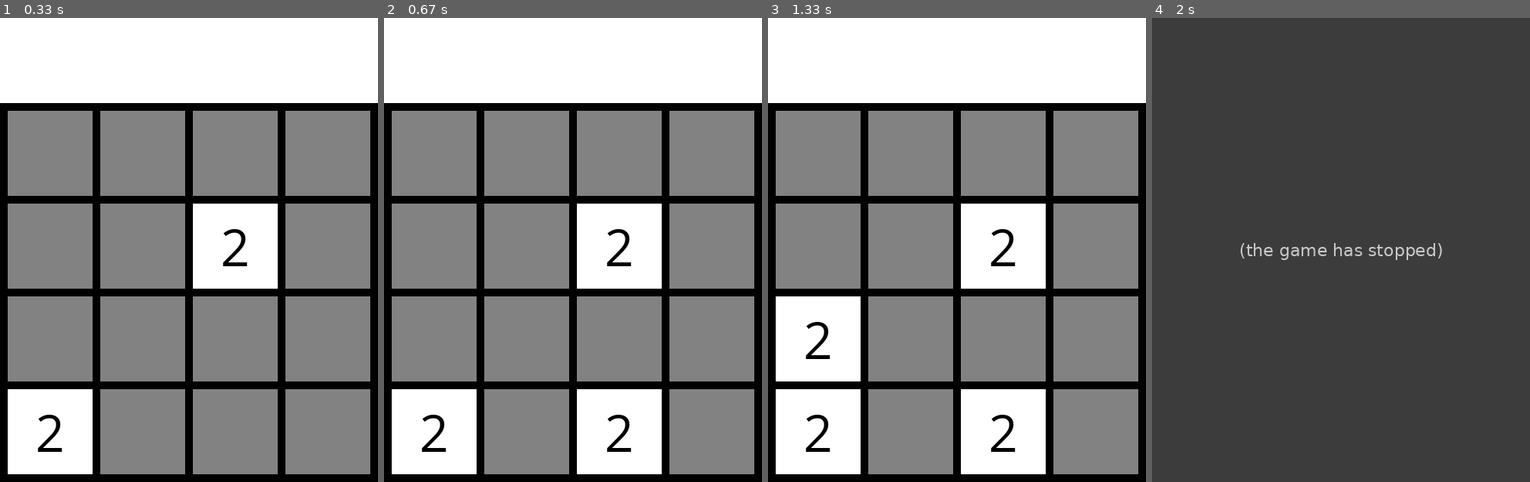
Above: before the commit, frames 1-4 (left to right).
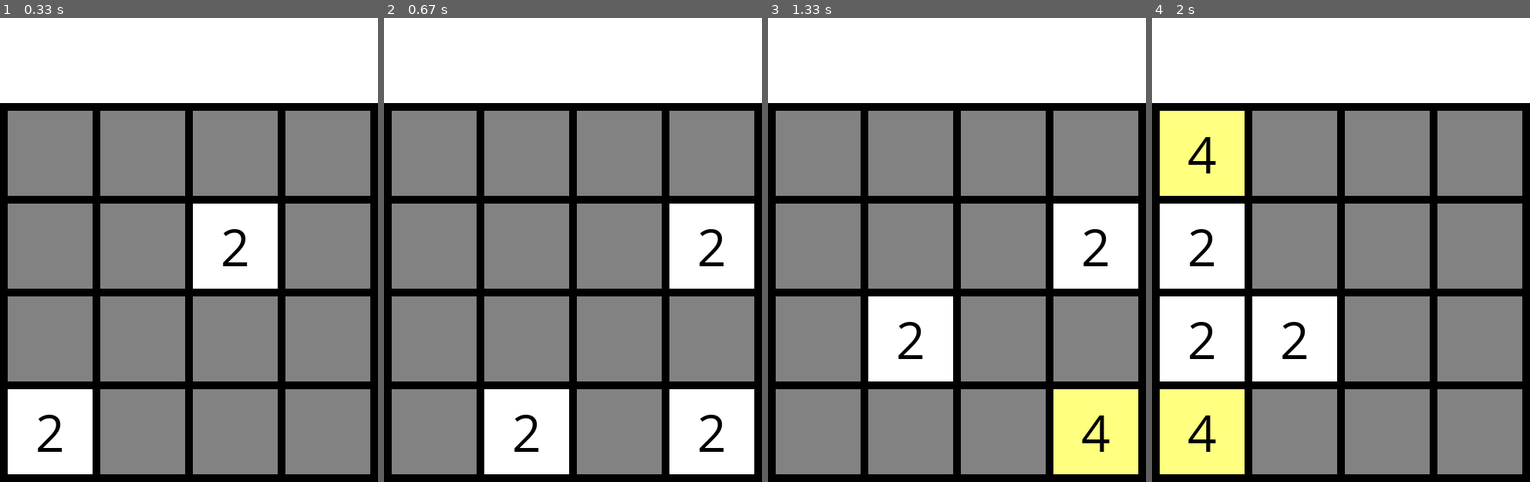
Above: after the commit, the same moments.

Repository: Roman-Blokhin/Python
Game: pygame game, started from my_code/game_2048/main.py
Same seed, same stepped clock (60 frames per second), same inputs: the game is played once before the commit and once after it.
Inputs:
- Up to frame 1 (0.33 s): no input
- Up to frame 2 (0.67 s): hold Right from 0.33 s (still down)
- Up to frame 3 (1.33 s): release Right at 0.8 s; hold Right 0.83-1.3 s
- Up to frame 4 (2 s): hold Left 1.33-1.88 s; hold Left from 1.92 s (still down)

Frame 1 is identical in both runs. In frame 2, 25% of the frame differs, in the area x 2-98%, y 40-99%; in frame 3, 29%; in frame 4, 100%, in the area x 0-100%, y 0-100%.
Error before the commit: TypeError: 'NoneType' object is not subscriptable (logics.py line 30); the game stopped at 1.33 s (later frames are placeholders)

Commit message:
6. Pygame. 2048. Функция схлопывания чисел и сдвиг их вправо, добавляем обработку правой стрелки на клавиатуре, подключаем метод

Diff:
--- a/my_code/game_2048/logics.py
+++ b/my_code/game_2048/logics.py
@@ -63,3 +63,19 @@
                 mas[i][j] *= 2  # 18.9 умножаем число по индексу на 2
                 mas[i].pop(j+1)  # 18.10 удаляем соседний индекс
                 mas[i].append(0)  # 18.11 добавляем 0 в конец списка
+    return mas
+
+# 20. движение массива вправо и схлопывание в нем чисел
+def move_right(mas):
+    for row in mas:
+        while 0 in row:
+            row.remove(0)
+        while len(row) != 4:
+            row.insert(0, 0)  # 20.1 нули вставляем в начало - индекс и значение
+    for i in range(4):
+        for j in range(3, 0, -1):  # 20.2 обходим колонки справа налево с шагом -1
+            if mas[i][j] == mas[i][j-1] and mas[i][j] != 0:  # 20.3 если индекс массива = соседу слева
+                mas[i][j] *= 2
+                mas[i].pop(j-1)  # 20.4 удаляем соседа слева
+                mas[i].insert(0, 0)  # 20.5 нули вставляем в начало - индекс и значение
+    return mas
--- a/my_code/game_2048/main.py
+++ b/my_code/game_2048/main.py
@@ -84,6 +84,9 @@
             # 19. подключаем функцию обработки события при нажатии кнопки влево на клавиатуре
             if event.key == pygame.K_LEFT:
                 mas = move_left(mas)
+            # 21. подключаем функцию обработки события при нажатии кнопки вправо на клавиатуре
+            if event.key == pygame.K_RIGHT:
+                mas = move_right(mas)
             # 12.3 переносим данные цикла в это условие
             # input()
             empty = get_empty_list(mas)  # 8.1 переменная, которая принимает список пустых ячеек
